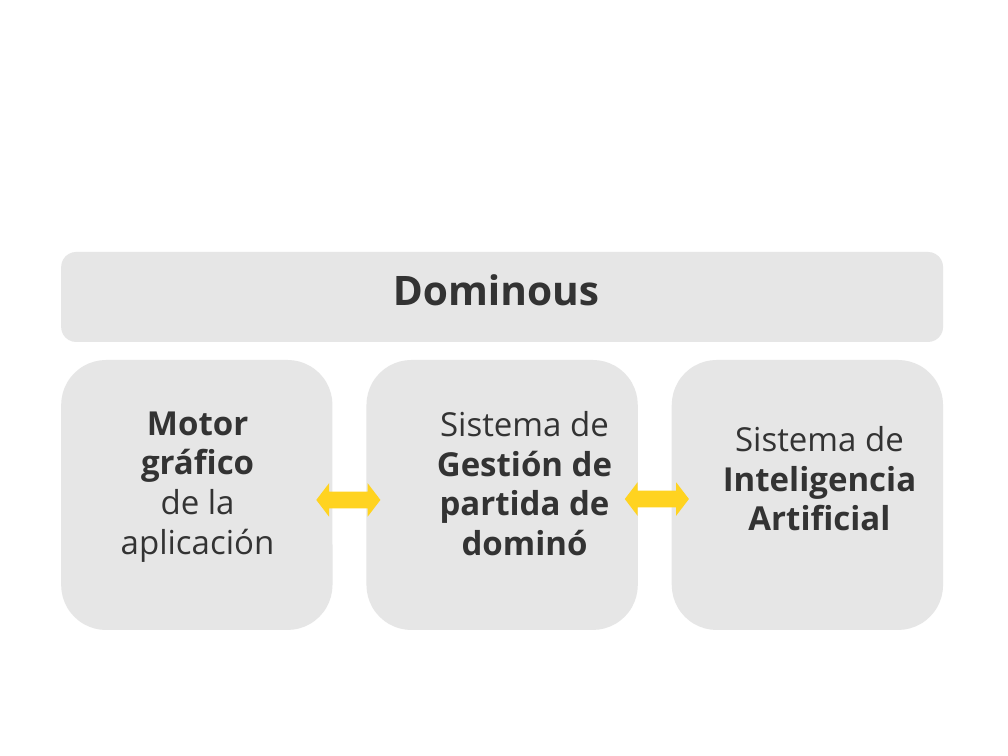
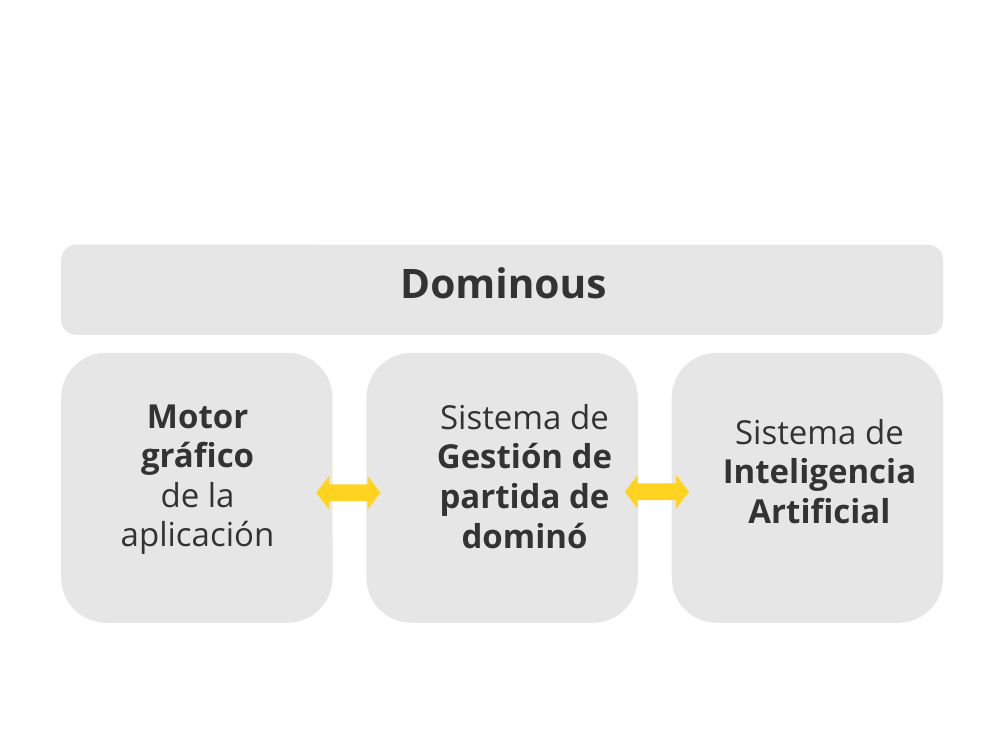
Before and after one commit to 3oheme/dominous, a slide deck: slide 8 of docs/presentacion/presentacion.odp. Drawn at 1008x756 pixels with LibreOffice and Linux fonts; fonts in the diff are those of the drawing; background and template pictures are left out. Boxes give left, top, right and bottom in pixels: in the first picture for what was removed or moved away, otherwise in the second. Text is boxed around its words. In the diff, an @@ line names an element or a change of style, - is before the commit and + after.

```diff
--- a/docs/presentacion/presentacion.odp
+++ b/docs/presentacion/presentacion.odp
@@ text "Dominous": place and size @@
-text "Dominous" at (393,274,599,306)
+text "Dominous" at (400,267,606,299)
@@ 4 rounded rectangles, 2 texts, 2 left right arrows: place and size @@
-4 rounded rectangles, 2 texts, 2 left right arrows at (61,252,944,630)
+4 rounded rectangles, 2 texts, 2 left right arrows at (61,245,944,623)
@@ text "Sistema de Gestión de partida ...": place and size @@
-text "Sistema de Gestión de partida ..." at (437,411,612,556)
+text "Sistema de Gestión de partida ..." at (437,404,612,549)
```
Also in this commit, not shown: 7 slides added, 1 other file.
